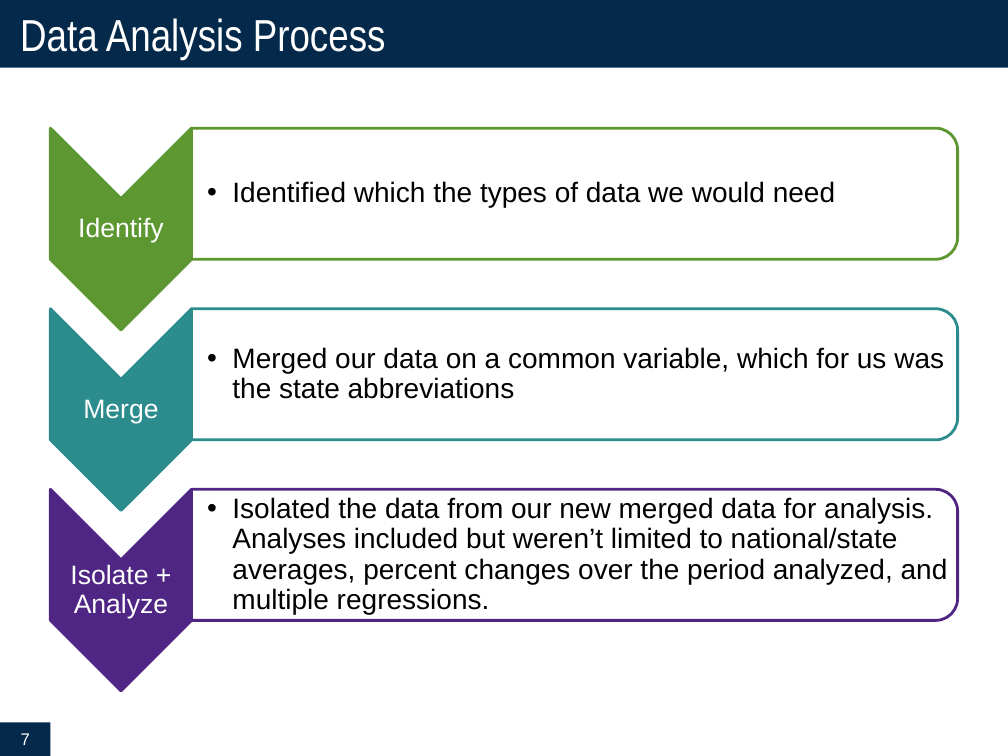
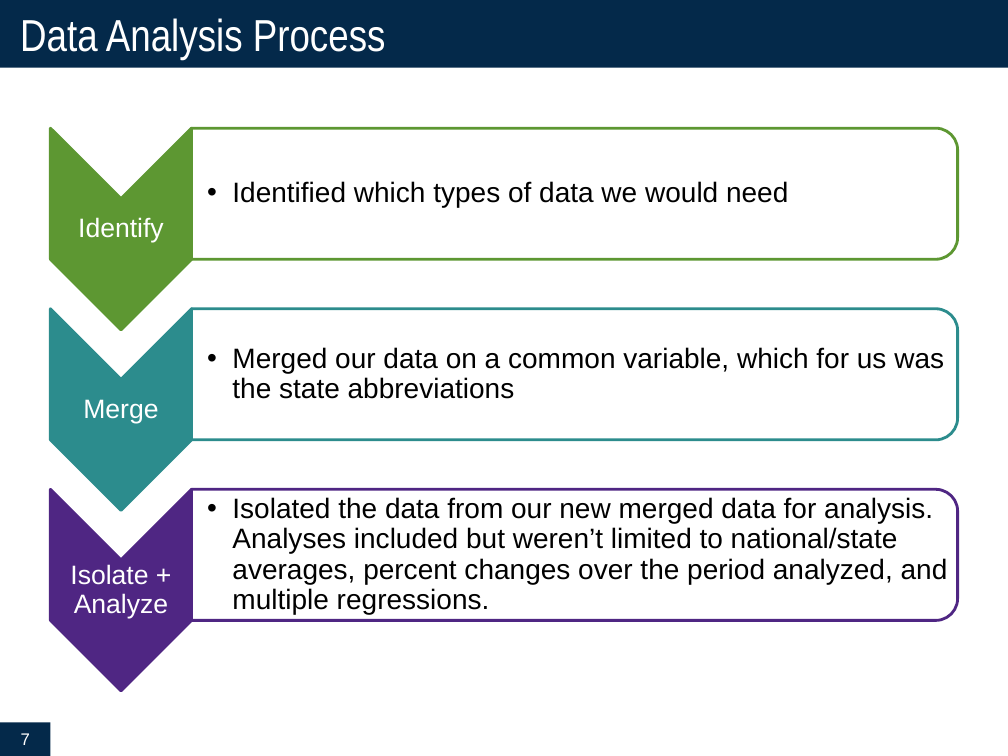
Before and after one commit to cmarchini19/US-Housing-Market-Analysis, a slide deck: slide 7 of US Housing Market Analysis_Final_1-20-2020.pptx. Drawn at 1008x756 pixels with LibreOffice and Linux fonts; fonts in the diff are those of the drawing. Boxes give left, top, right and bottom in pixels: in the first picture for what was removed or moved away, otherwise in the second. Text is boxed around its words. In the diff, an @@ line names an element or a change of style, - is before the commit and + after.

```diff
--- a/US Housing Market Analysis_Final_1-20-2020.pptx
+++ b/US Housing Market Analysis_Final_1-20-2020.pptx
@@ text at (232,181,788,207): text changed @@
-  • Identified which the types of data we would need
+  • Identified which types of data we would need
```
Also in this commit, not shown: 5 other slides changed, 16 other files.
